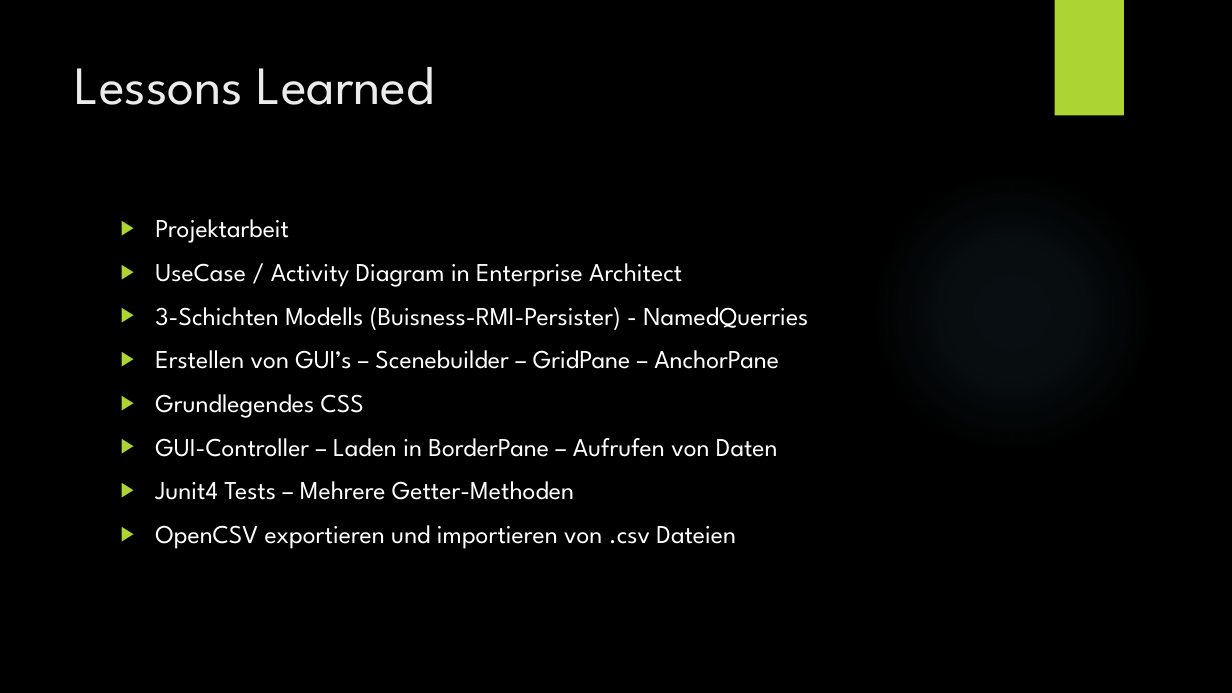
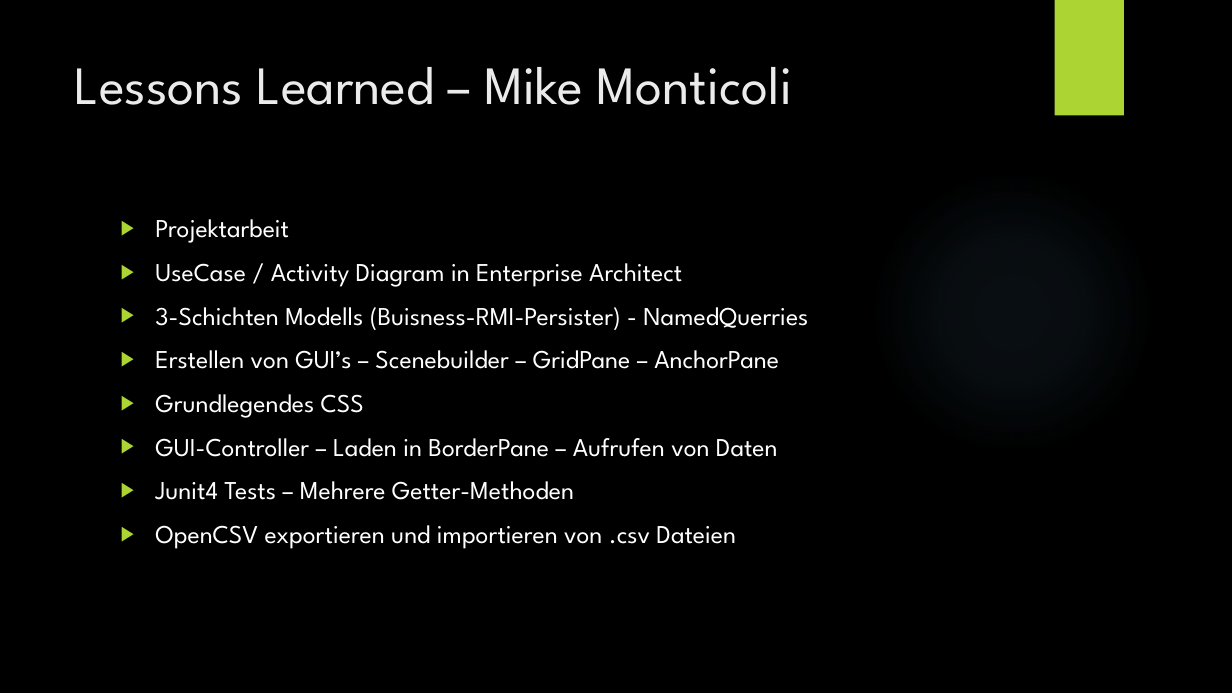
Before and after one commit to lucakuendig/INM21_Group_B, a slide deck: slide 15 of 06_Praesentation/Praesentation_Mangel_Manager.pptx. Drawn at 1232x693 pixels with LibreOffice and Linux fonts; fonts in the diff are those of the drawing; background and template pictures are left out. Boxes give left, top, right and bottom in pixels: in the first picture for what was removed or moved away, otherwise in the second. Text is boxed around its words. In the diff, an @@ line names an element or a change of style, - is before the commit and + after.

Commit message:
Updated Lessons learned

```diff
--- a/06_Praesentation/Praesentation_Mangel_Manager.pptx
+++ b/06_Praesentation/Praesentation_Mangel_Manager.pptx
@@ title at (75,67,793,105): text changed @@
-Lessons Learned
+Lessons Learned – Mike Monticoli
```
Also in this commit, not shown: 4 other slides changed.
